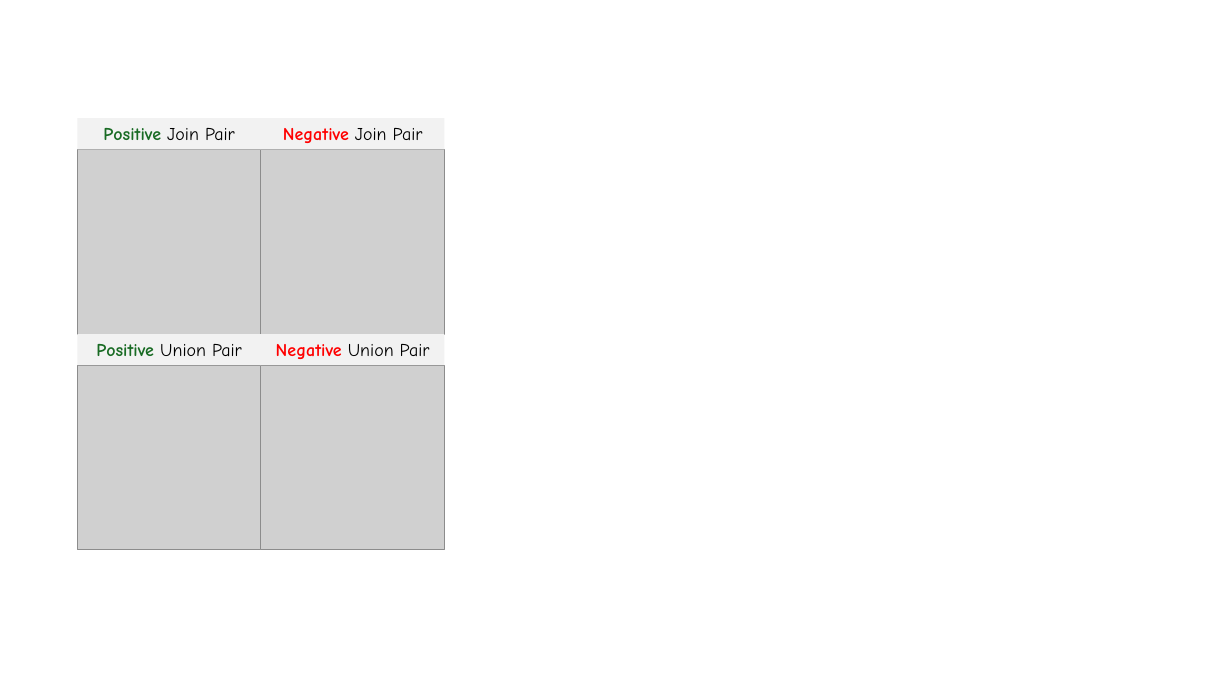
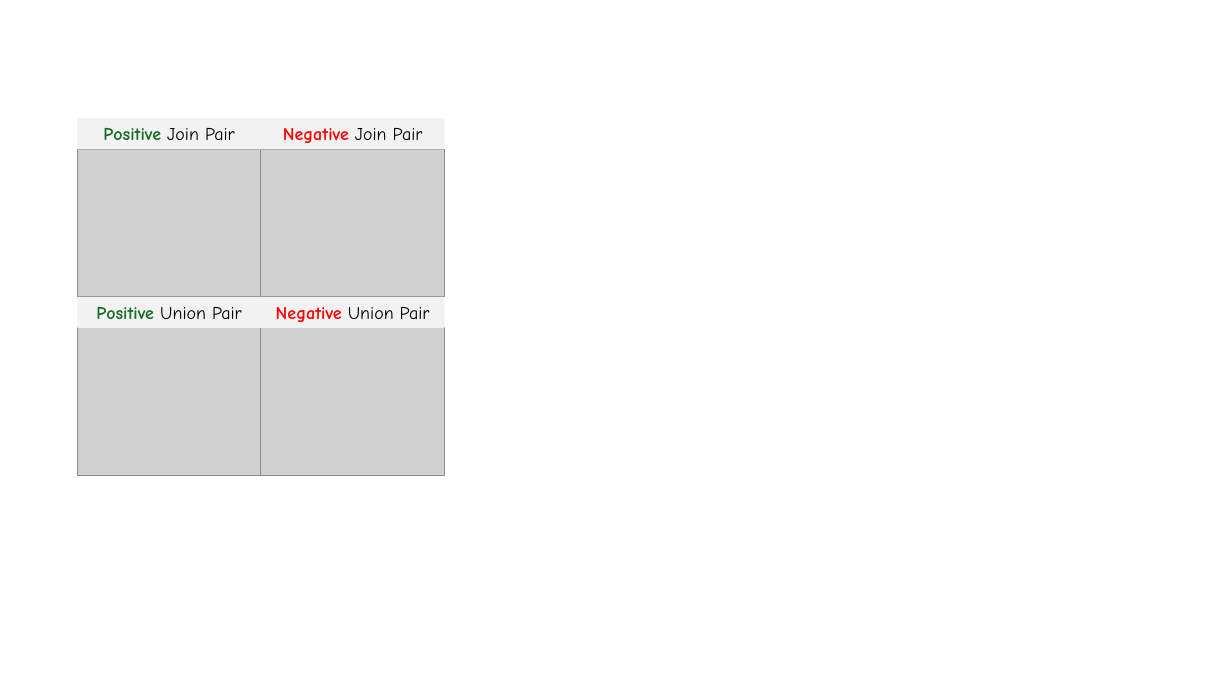
Before and after one commit to BeanHam/2024-spatial-data-integration, a slide deck: slide 1 of misc/visualizations.pptx. Drawn at 1232x693 pixels with LibreOffice and Linux fonts; fonts in the diff are those of the drawing; grey boxes stand for pictures. Boxes give left, top, right and bottom in pixels: in the first picture for what was removed or moved away, otherwise in the second. Text is boxed around its words. In the diff, an @@ line names an element or a change of style, - is before the commit and + after.

```diff
--- a/misc/visualizations.pptx
+++ b/misc/visualizations.pptx
@@ picture: place and size @@
-picture at (78,150,262,335)
+picture at (78,150,262,298)
@@ picture: place and size @@
-picture at (261,150,445,335)
+picture at (261,150,445,298)
@@ rectangle "Positive Union Pair": place and size @@
-rectangle "Positive Union Pair" at (78,335,262,366)
+rectangle "Positive Union Pair" at (78,297,262,328)
@@ rectangle "Negative Union Pair": place and size @@
-rectangle "Negative Union Pair" at (261,335,445,366)
+rectangle "Negative Union Pair" at (261,297,445,328)
@@ picture: place and size @@
-picture at (78,365,262,550)
+picture at (78,328,262,476)
@@ picture: place and size @@
-picture at (261,365,445,550)
+picture at (261,328,445,476)
```
Also in this commit, not shown: 1 other slide changed, 4 other files.
